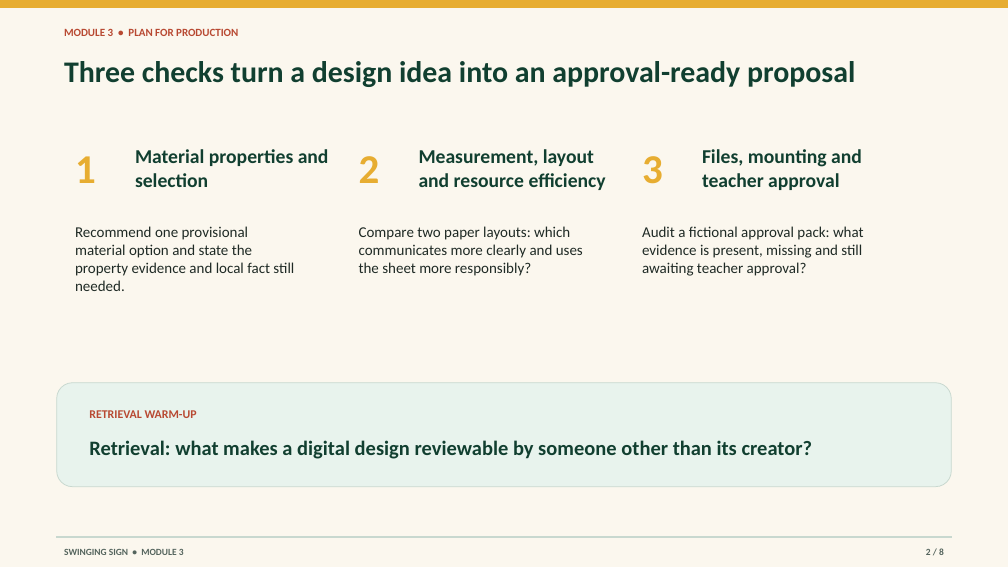
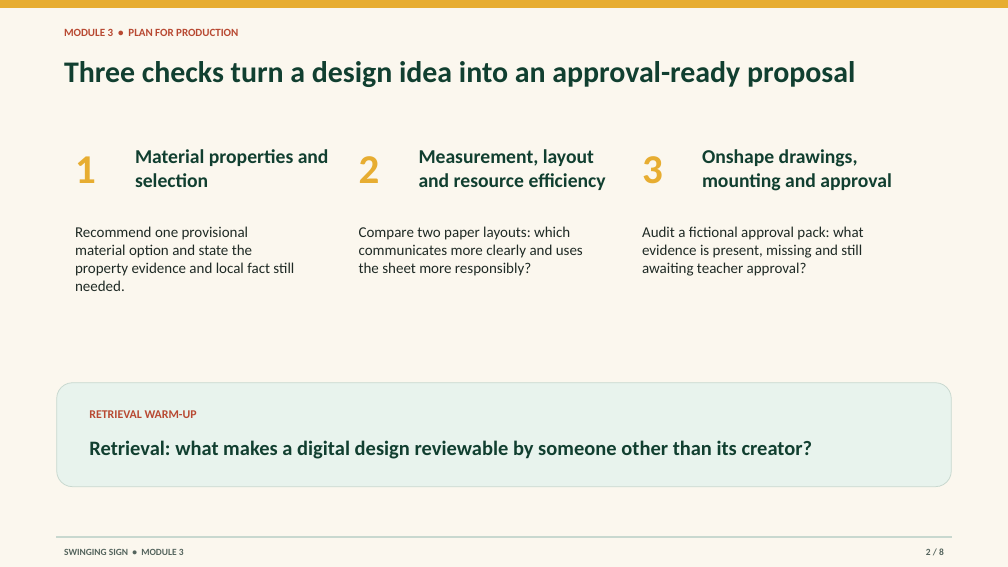
Before and after one commit to TAS-LearningHub/Swinging-Sign, a slide deck: slide 2 of resources/presentations/Swinging-Sign-Module-03-plan-for-production.pptx. Drawn at 1008x567 pixels with LibreOffice and Linux fonts; fonts in the diff are those of the drawing. Boxes give left, top, right and bottom in pixels: in the first picture for what was removed or moved away, otherwise in the second. Text is boxed around its words. In the diff, an @@ line names an element or a change of style, - is before the commit and + after.

Commit message:
Replace hero and adopt Onshape workflow

```diff
--- a/resources/presentations/Swinging-Sign-Module-03-plan-for-production.pptx
+++ b/resources/presentations/Swinging-Sign-Module-03-plan-for-production.pptx
@@ text at <box>702,149,892,191</box>: text changed @@
-Files, mounting and teacher approval
+Onshape drawings, mounting and approval
```
Also in this commit, not shown: 2 other slides changed, 28 other files.
